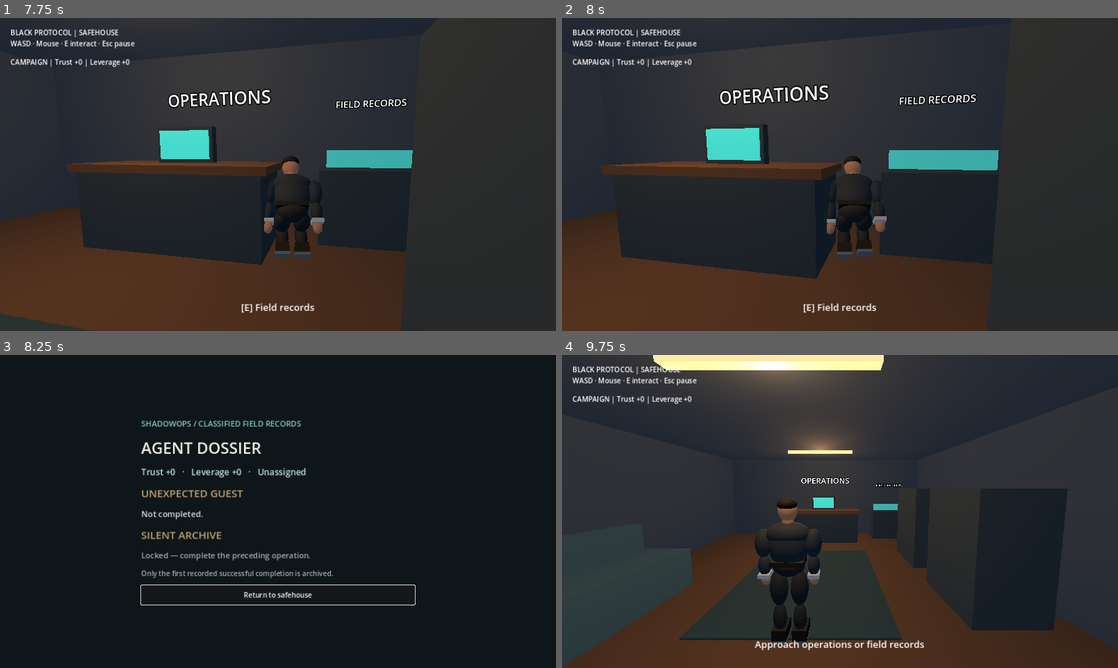
Above: before the commit, frames 1-4 (two rows, left to right).
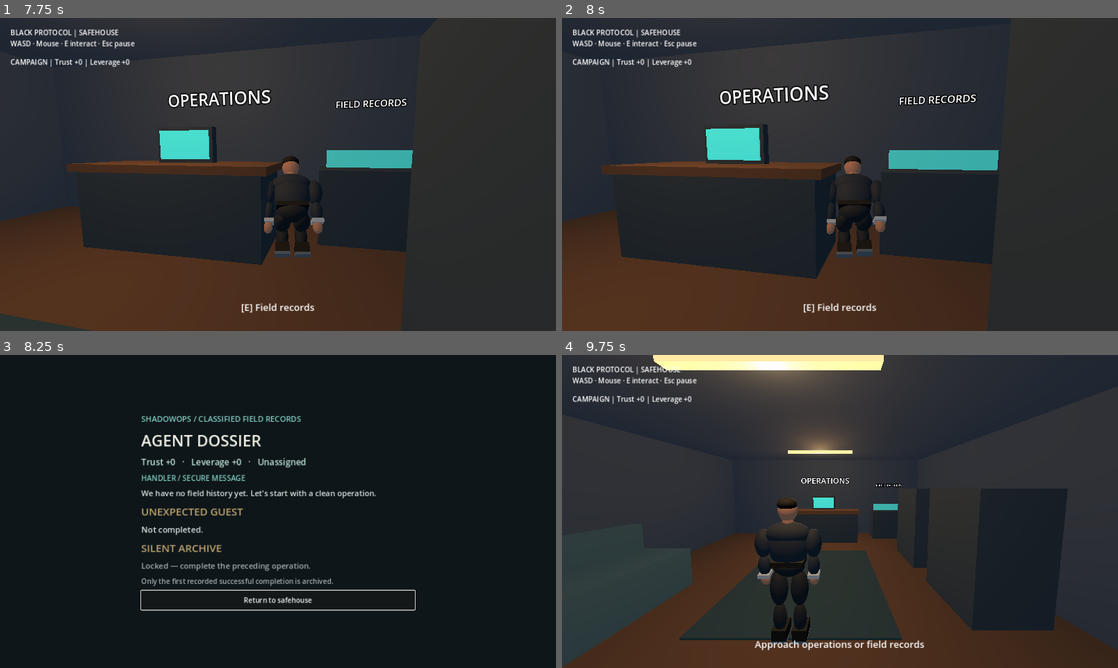
Above: after the commit, the same moments.

Repository: evilsysadmin/ShadowOps-black-protocol
Game: Godot game, scene res://scenes/safehouse.tscn
The game is run twice, just before and just after one commit, with the same random seed, the same clock (stepped at 60 frames per second) and the same inputs.
Inputs (mouse positions are in pixels of both pictures, inside the frame that each line leads up to):
- Up to frame 1 (7.75 s): tap Enter at 0.5 s; move the mouse to (305, 174) at 0.52 s; hold W 0.53-5.78 s; tap R at 0.6 s; click (305, 174) at 0.67 s; move the mouse to (250, 174) at 1.27 s; tap C at 1.35 s; move the mouse to (289, 168) at 2.02 s; tap Q at 2.1 s; move the mouse to (272, 180) at 2.77 s; tap Ctrl at 2.85 s; click (272, 180) at 2.92 s; move the mouse to (316, 177) at 3.52 s; hold Shift 3.53-4.28 s; move the mouse to (233, 171) at 4.27 s; tap 1 at 4.35 s; move the mouse to (283, 174) at 5.02 s; tap 2 at 5.1 s; click (283, 174) at 5.17 s; tap Space at 5.75 s; move the mouse to (255, 168) at 5.77 s; hold D 5.78-6.53 s; tap 3 at 5.85 s; move the mouse to (305, 174) at 6.52 s; hold W from 6.53 s (still down); tap 4 at 6.6 s; move the mouse to (250, 174) at 7.27 s; tap 5 at 7.35 s; click (250, 174) at 7.42 s
- Up to frame 2 (8 s): keep holding W
- Up to frame 3 (8.25 s): keep holding W; move the mouse to (289, 505) at 8.02 s; tap E at 8.1 s
- Up to frame 4 (9.75 s): move the mouse to (812, 574) at 8.77 s; release W at 8.78 s; hold A 8.78-9.5 s; tap R at 8.85 s; click "Return to safehouse" at 9.5 s

Frames 1-2 are identical in both runs. In frame 3, 6.0% of the frame differs, in the area x 25-75%, y 19-82%; in frame 4, nothing differs.

Commit message:
feat: contextual handler assessment from canonical field reports

Diff:
--- a/scripts/dossier.gd
+++ b/scripts/dossier.gd
@@ -1,6 +1,7 @@
 extends Control
 
 const Operations = preload("res://scripts/operation_catalog.gd")
+const Handler = preload("res://scripts/handler_dialogue.gd")
 const SAFEHOUSE := "res://scenes/safehouse.tscn"
 var transitioning := false
 
@@ -15,20 +16,25 @@
 	center.set_anchors_and_offsets_preset(Control.PRESET_FULL_RECT)
 	var panel := VBoxContainer.new()
 	panel.custom_minimum_size.x = 630
-	panel.add_theme_constant_override("separation", 16)
+	panel.add_theme_constant_override("separation", 10)
 	center.add_child(panel)
 	line(panel, "SHADOWOPS / CLASSIFIED FIELD RECORDS", 18, Color(0.50, 0.80, 0.75))
 	line(panel, "AGENT DOSSIER", 36, Color(0.94, 0.94, 0.90))
 	line(panel, "Trust %+d   ·   Leverage %+d   ·   %s" % [Campaign.handler_trust(), Campaign.independent_leverage(), Campaign.specialization.capitalize() if not Campaign.specialization.is_empty() else "Unassigned"], 20, Color(0.75, 0.89, 0.85))
 	if Campaign.save_blocked:
 		line(panel, "Campaign file unavailable or incompatible.", 18, Color(1.0, 0.5, 0.4))
+	line(panel, "HANDLER / SECURE MESSAGE", 17, Color(0.50, 0.80, 0.75))
+	line(panel, Handler.relationship(Campaign.intel_choice), 18, Color(0.85, 0.89, 0.89))
 	for operation in [Operations.HOTEL, Operations.ARCHIVE]:
 		var completed := Campaign.archive_completed if operation == Operations.ARCHIVE else not Campaign.intel_choice.is_empty()
 		line(panel, Operations.title_for(operation), 24, Color(0.75, 0.64, 0.43))
 		if not Campaign.available_operations().has(operation):
 			line(panel, "Locked — complete the preceding operation.", 18, Color(0.64, 0.68, 0.70))
 		else:
-			line(panel, Operations.report_summary(completed, Campaign.field_report(operation)), 19, Color(0.85, 0.89, 0.89))
+			var report := Campaign.field_report(operation)
+			line(panel, Operations.report_summary(completed, report), 19, Color(0.85, 0.89, 0.89))
+			if completed:
+				line(panel, Handler.assessment(report), 16, Color(0.66, 0.83, 0.80))
 	line(panel, "Only the first recorded successful completion is archived.", 16, Color(0.64, 0.68, 0.70))
 	var back := Button.new()
 	back.text = "Return to safehouse"
--- /dev/null
+++ b/scripts/handler_dialogue.gd
@@ -0,0 +1,23 @@
+extends RefCounted
+
+# Deterministic dialogue grounded only in the canonical campaign record.
+static func relationship(choice: String) -> String:
+	match choice:
+		"share":
+			return "You handed over the hotel file. I can work with that."
+		"retain":
+			return "You kept the hotel file. I respect initiative. I dislike surprises."
+	return "We have no field history yet. Let's start with a clean operation."
+
+static func assessment(report: Dictionary) -> String:
+	if report.is_empty():
+		return "The operation is on record, but the detailed field report is unavailable."
+	if bool(report["alerted"]):
+		if int(report["damage"]) > 0:
+			return "Security went to full alert and you took damage. Discretion is not an optional accessory."
+		return "Security went to full alert. At least you returned without damage."
+	if int(report["shots"]) == 0 and int(report["damage"]) == 0 and not bool(report["guard_down"]):
+		return "No shots, no damage, no full alert. Finally, someone who understands the job."
+	if int(report["shots"]) > 0:
+		return "%d shots recorded. No full alert, at least. Review your approach." % int(report["shots"])
+	return "No full alert recorded. Review the field report before the next deployment."
--- a/tests/campaign_regression.gd
+++ b/tests/campaign_regression.gd
@@ -19,6 +19,10 @@
 
 func run_regression() -> void:
 	var operations := preload("res://scripts/operation_catalog.gd")
+	var handler := preload("res://scripts/handler_dialogue.gd")
+	check(handler.relationship("share") != handler.relationship("retain"), "handler remembers decision")
+	check(handler.relationship("").contains("no field history"), "fresh relationship")
+	check(handler.assessment({}).contains("unavailable"), "no fabricated historical assessment")
 	check(operations.report_summary(false, {}) == "Not completed.", "pending operation report")
 	check(operations.report_summary(true, {}).contains("no historical metrics"), "legacy completion report")
 	check(Campaign.intel_choice.is_empty(), "fresh campaign has no decision")
@@ -40,6 +44,7 @@
 	check(not Campaign.record_intel("retain", {"seconds": -1}), "reject invalid field report")
 	check(Campaign.record_intel("retain", hotel_report), "record first mission")
 	check(Campaign.field_report("unexpected_guest") == hotel_report, "hotel performance stored")
+	check(handler.assessment(hotel_report).contains("No shots, no damage"), "grounded clean assessment")
 	check(operations.report_summary(true, hotel_report).contains("— accuracy"), "zero shots has no accuracy")
 	hotel_report["seconds"] = 999
 	check(Campaign.field_report("unexpected_guest")["seconds"] == 40, "report isolated from caller mutation")
@@ -47,6 +52,7 @@
 	var archive_report := {"seconds": 80, "damage": 15, "shots": 4, "hits": 3, "alerted": true, "guard_down": true}
 	check(Campaign.record_archive(archive_report), "archive completion recorded")
 	check(Campaign.field_report("silent_archive") == archive_report, "archive performance stored")
+	check(handler.assessment(archive_report).contains("full alert and you took damage"), "grounded alert assessment")
 	check(Campaign.record_archive({"seconds": 1}), "completed archive replay is ignored")
 	check(Campaign.field_report("silent_archive") == archive_report, "archive replay preserves report")
 	check(Campaign.handler_trust() == -1 and Campaign.independent_leverage() == 1, "retain consequences")
